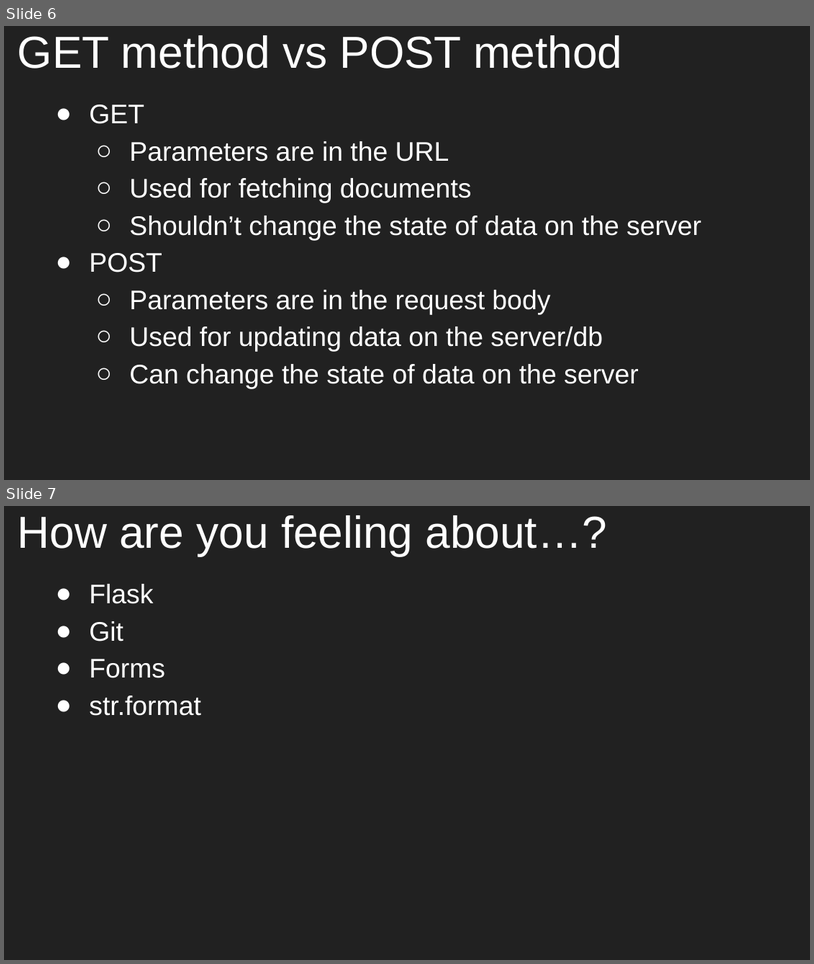
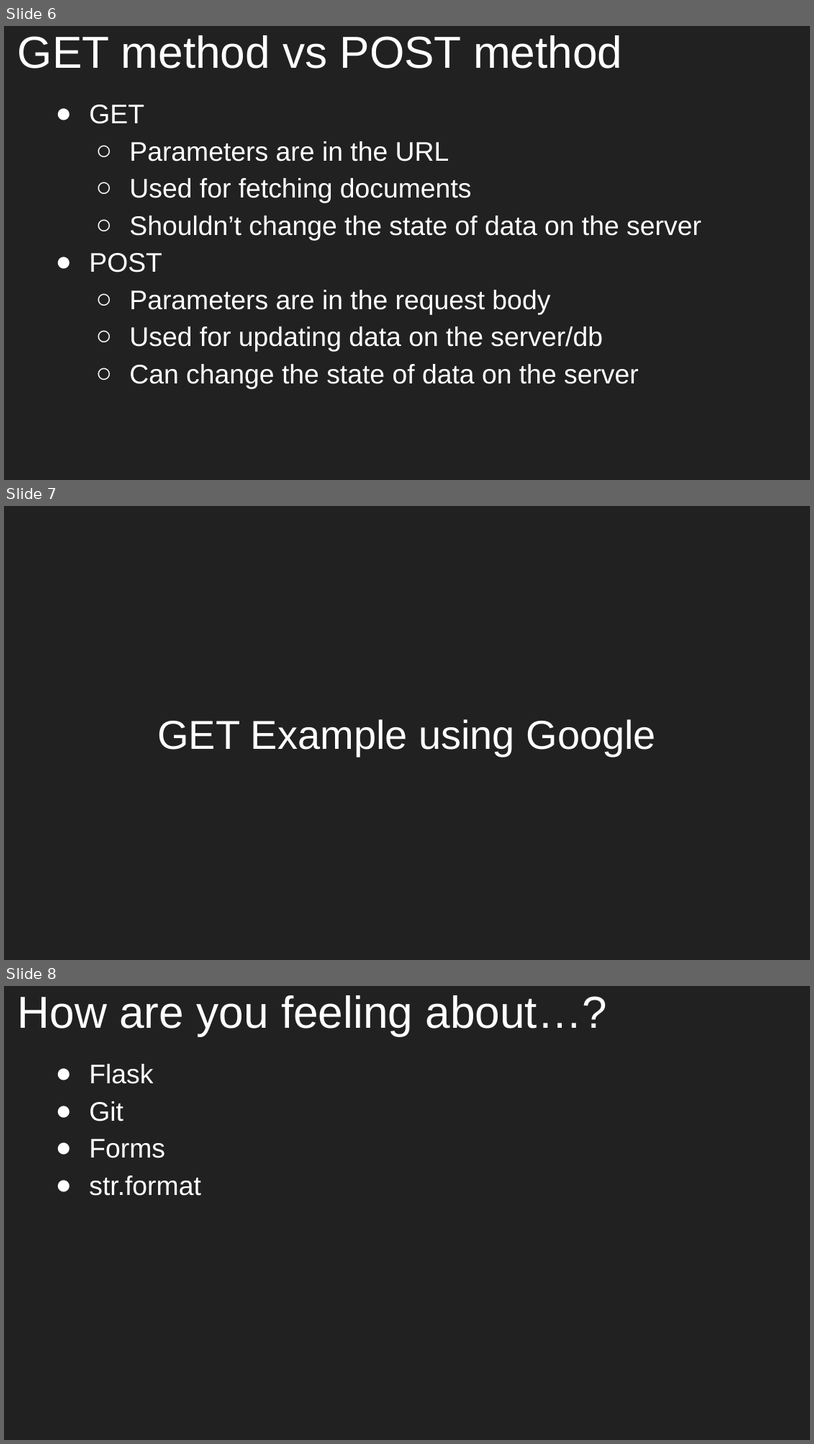
Before and after one commit to aleesham/lc101-unit2, a slide deck: slides/Unit 2 - LC 101 - Class 4.pptx. Shown one above the other, each under a label of ours: slides 6 and 7 before the commit, slides 6, 7 and 8 after it. The pictures are 814x964 and 814x1444 pixels, drawn with LibreOffice and Linux fonts; fonts in the diff are those of the drawing. Boxes give left, top, right and bottom in pixels: in the first picture for what was removed or moved away, otherwise in the second. Text is boxed around its words. In the diff, an @@ line names an element or a change of style, - is before the commit and + after.

```diff
--- a/slides/Unit 2 - LC 101 - Class 4.pptx
+++ b/slides/Unit 2 - LC 101 - Class 4.pptx
@@ slide 7 added at (4, 506, 810, 960), background #212121 @@
@@ title added at (157, 719, 656, 756), 36 pt, text #FFFFFF @@
+GET Example using Google
@@ what was slide 7 is now slide 8 @@
```
Also in this commit, not shown: 1 slide changed, 1 other slide added, 1 slide removed, 1 other file.
